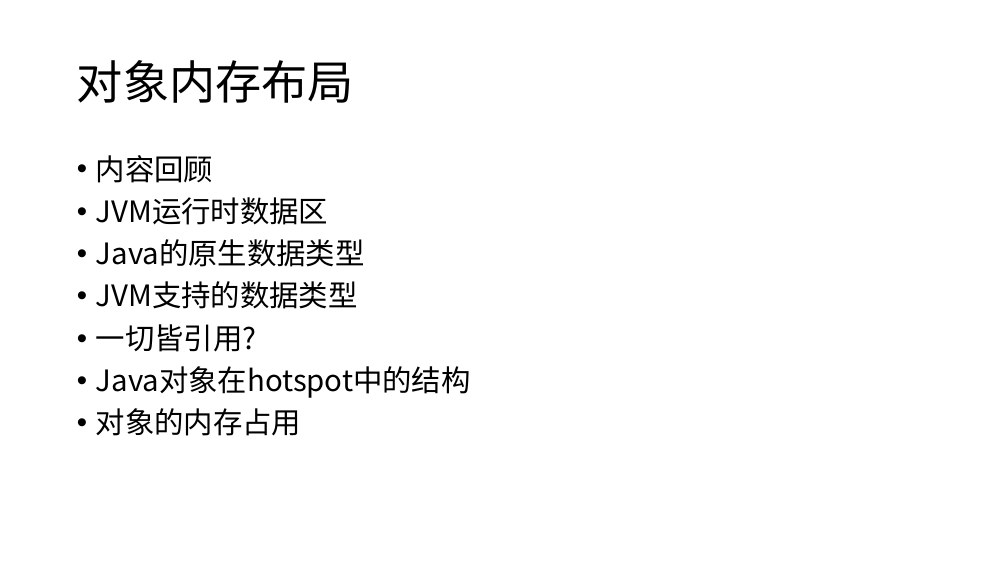
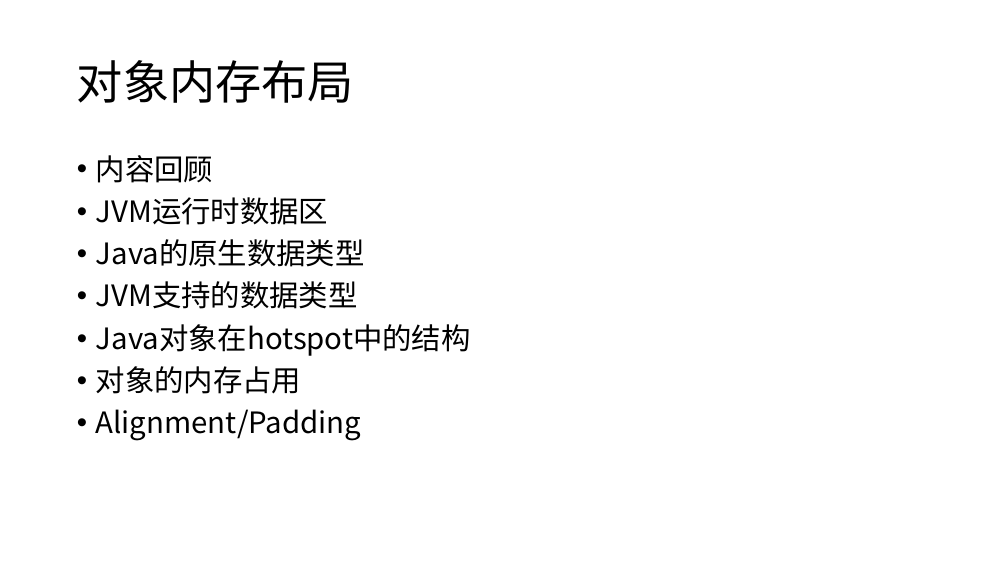
Before and after one commit to cncounter/translation, a slide deck: slide 16 of tiemao_2019/25_jvm_toc/03.JMM与线程安全.pptx (slide 15 before the commit). Drawn at 1008x567 pixels with LibreOffice and Linux fonts; fonts in the diff are those of the drawing. Boxes give left, top, right and bottom in pixels: in the first picture for what was removed or moved away, otherwise in the second. Text is boxed around its words. In the diff, an @@ line names an element or a change of style, - is before the commit and + after.

```diff
--- a/tiemao_2019/25_jvm_toc/03.JMM与线程安全.pptx
+++ b/tiemao_2019/25_jvm_toc/03.JMM与线程安全.pptx
@@ text at (96, 324, 257, 352): paragraph removed @@
-• 一切皆引用?
@@ text at (96, 409, 362, 441): paragraph added @@
+• Alignment/Padding
```
Also in this commit, not shown: 10 other slides changed, 1 slide added, 3 other files.
